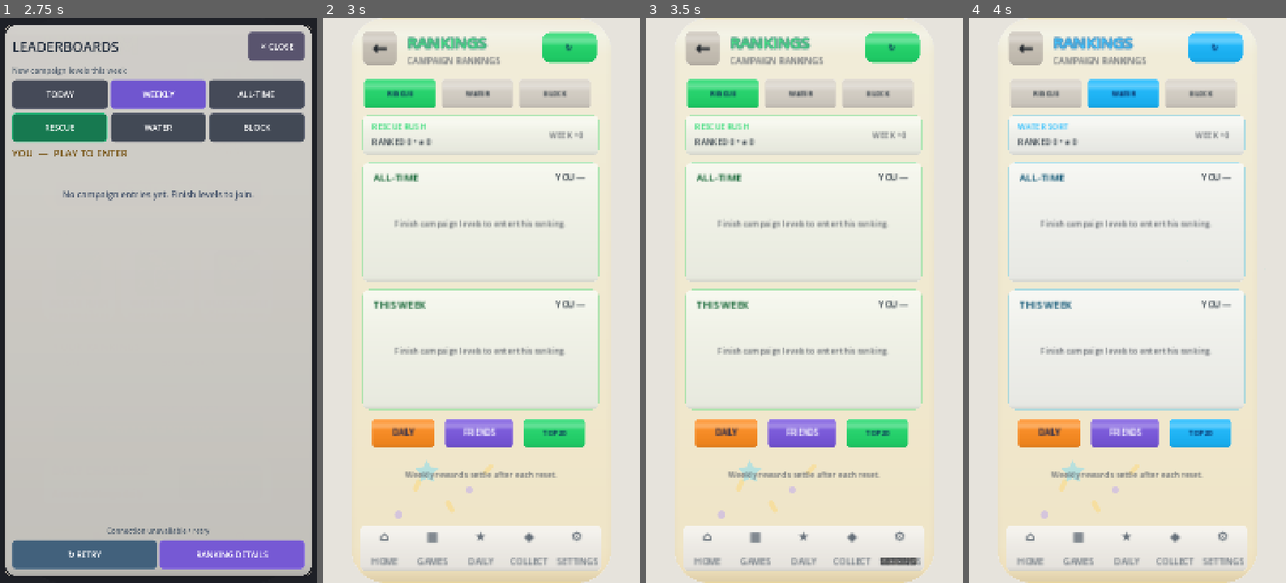
Above: before the commit, frames 1-4 (left to right).
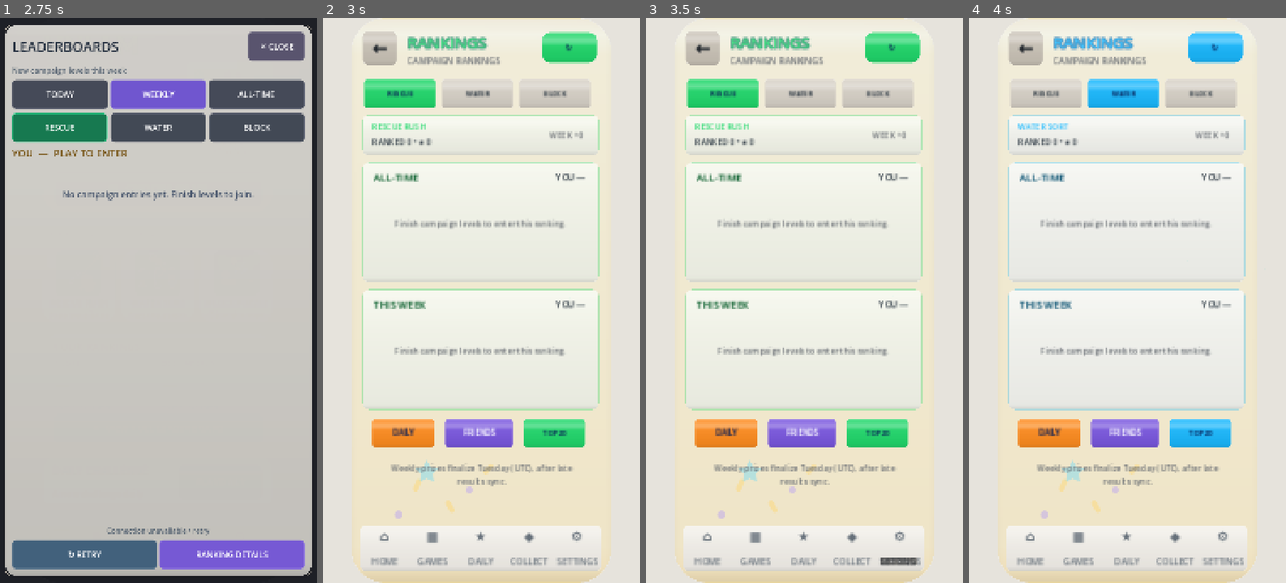
Above: after the commit, the same moments.

Repository: eghosa001/unjam
Game: Godot game, scene res://scenes/Boot.tscn
Two runs of this game, one before a commit and one after it. Both use one fixed random seed, a clock stepped at 60 frames per second and the inputs below.
Inputs (mouse positions are in pixels of both pictures, inside the frame that each line leads up to):
- Up to frame 1 (2.75 s): tap Enter at 0.5 s; move the mouse to (228, 272) at 0.52 s; click (228, 272) at 0.67 s; tap Space at 1.25 s; drag from (95, 328) to (142, 413) at 1.27 s; click "★ VIEW FULL LEADERBOARD" at 2 s
- Up to frame 2 (3 s): click "RANKING DETAILS" at 2.75 s
- Up to frame 3 (3.5 s): no input
- Up to frame 4 (4 s): click "WATER" at 3.5 s

Frame 1 is identical in both runs. In frame 2, 1.0% of the frame differs, in the area x 21-79%, y 78-83%; in frame 3, 1.0%; in frame 4, 1.0%.

Commit message:
Explain Tuesday UTC prize settlement and label claim by actual competition week

Diff:
--- a/scripts/ui/premium_main_casual.gd
+++ b/scripts/ui/premium_main_casual.gd
@@ -1358,11 +1358,14 @@
 
 	var reward := CompetitionManager.previous_week_reward(_ranking_game)
 	if bool(reward.get("eligible", false)) and not bool(reward.get("claimed", false)):
-		var claim := _figma_button(canvas,"CompetitionClaimWeekly","CLAIM LAST WEEK",Rect2(112,659,166,44),FIGMA_GREEN,Callable(self,"_claim_weekly_competition_reward"),Color.WHITE,14,12)
-		claim.tooltip_text = "Claim last week's %s placement reward" % MultiGameManager.display_name(_ranking_game)
+		var claim := _figma_button(canvas,"CompetitionClaimWeekly","CLAIM WEEKLY",Rect2(112,659,166,44),FIGMA_GREEN,Callable(self,"_claim_weekly_competition_reward"),Color.WHITE,14,12)
+		var reward_period := String(reward.get("period_key", ""))
+		claim.tooltip_text = "Claim your %s placement reward for the week starting %s" % [MultiGameManager.display_name(_ranking_game),reward_period]
+		claim.accessibility_name = claim.tooltip_text
 	else:
-		var note := _figma_text(canvas,"Weekly rewards settle after each reset.",Rect2(44,663,302,40),12,FIGMA_MUTED,true)
+		var note := _figma_text(canvas,"Weekly prizes finalize Tuesday (UTC), after late results sync.",Rect2(44,663,302,40),12,FIGMA_MUTED,true)
 		_fit_wrapped_text(note,292.0,12,10)
+		note.accessibility_name = "Weekly rewards finalize Tuesday UTC after all Sunday results have had Monday to sync."
 	# Local gameplay never waits for an internet connection. If scores are
 	# still queued, say so plainly instead of showing a silently stale rank.
 	var unsynced := CompetitionManager.pending_sync_count()
